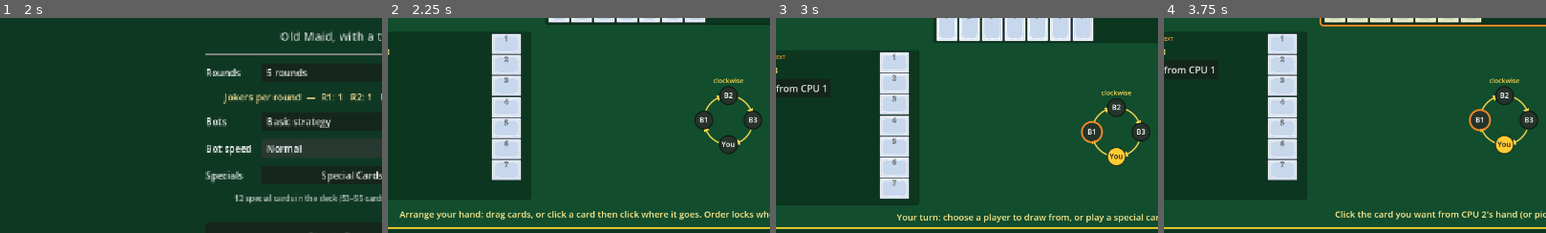
Above: before the commit, frames 1-4 (left to right).
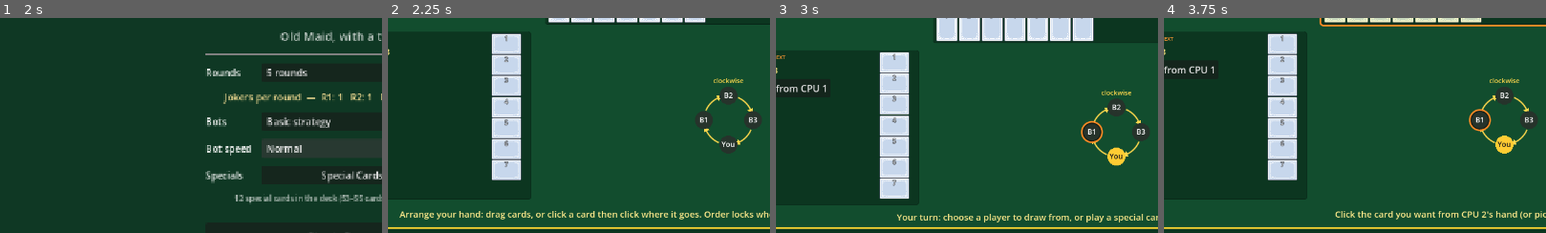
Above: after the commit, the same moments.

Repository: louibasmu/BLANd-
Game: Godot game, scene res://BaseGame/2. MainMenu/main_menu.tscn
Same seed, same stepped clock (60 frames per second), same inputs: the game is played once before the commit and once after it.
Inputs:
- Up to frame 1 (2 s): click "Normal" at 0.5 s; click "Normal" at 1.25 s
- Up to frame 2 (2.25 s): click "Start Game" at 2 s
- Up to frame 3 (3 s): click "Lock hand & start round" at 2.75 s
- Up to frame 4 (3.75 s): click "Draw from CPU 2" at 3.5 s
The pictures show only the part of the screen within x 5-55%, y 23-73%; the shares and areas given below are measured in that part.

Frame 1 is identical in both runs. In frame 2, 0.2% of the frame differs, in the area x 80-98%, y 31-64%; in frame 3, 0.3%; in frame 4, 0.3%.

Commit message:
finished bland_game and turn_compass comments

Diff:
--- a/game-dev-seminar/BaseGame/1. CoreMechanics/bland_game.gd
+++ b/game-dev-seminar/BaseGame/1. CoreMechanics/bland_game.gd
@@ -238,7 +238,7 @@
 
 # ---------------------------------------------------------------- turns
 var draw_only: bool = false # after Skip/Reverse: you still draw, but can't play another special
-var drawn_special: BlandCard = null # the special just drawn (SPECIAL_DRAWN phase)
+var drawn_special: BlandCard = null # the st just drawn (SPECIAL_DRAWN phase)
 var actions_this_turn: int = 0            # how many times the current player has gone again
 
 # Starts the current player's turn. First, skip over players who can't act: anyone with an empty
@@ -477,8 +477,8 @@
 
 # Peek at one card. Phase becomes VISION_DECIDE until resolve_vision() is called.
 # `index` is the card's position in the target's hand (the numbers under their cards).
-	# @param
-	# @return
+	# @param p -> int, card -> BlandCard, target -> int, index -> int
+	# @return BlandCard instantiation
 func play_vision(p: int, card: BlandCard, target: int, index: int) -> BlandCard:
 	if target == p or index < 0 or index >= players[target].hand.size():
 		return null
@@ -489,13 +489,13 @@
 	_log("%s plays [b]Vision[/b] and peeks at card #%d in %s's hand." % [_n(p), index + 1, _n(target)])
 	affected.emit(target, p, "%s used Vision to peek at card #%d in your hand." % [_n(p), index + 1])
 	phase = Phase.VISION_DECIDE
-	changed.emit()
+	changed.emit() #signal
 	return seen
 
 # take = true: take the peeked card. If it makes a pair you keep going, otherwise your turn ends.
 # take = false: leave it. Vision was used without making a pair, so your turn ends.
-	# @param
-	# @return
+	# @param take -> boolean
+	# @return void
 func resolve_vision(take: bool) -> void:
 	if phase != Phase.VISION_DECIDE or last_peek.is_empty():
 		return
@@ -508,8 +508,8 @@
 
 # Plays the card: only if allowed and it is the right kind of special. Then it is
 # removed from the hand and placed on the discard pile. Every play_* function starts with this.
-	# @param
-	# @return
+	# @param p -> int, card -> BlandCard, expected - BlandCard.Special (enum type found in bland_card script)
+	# @return boolean
 func _consume(p: int, card: BlandCard, expected: BlandCard.Special) -> bool:
 	if not can_play(p, card) or card.special != expected:
 		return false
@@ -519,8 +519,8 @@
 	return true
 
 # Keep the special you just drew without playing it. Ends your turn.
-	# @param
-	# @return
+	# @param p -> int
+	# @return void
 func pass_turn(p: int) -> void:
 	if current != p or phase != Phase.SPECIAL_DRAWN:
 		return
@@ -529,8 +529,8 @@
 
 # After Skip or Reverse the player still takes a card (but can't play another special first).
 # draw_only enforces that. If nobody can be drawn from, the turn just ends.
-	# @param
-	# @return
+	# @param none
+	# @return void
 func _draw_after_special() -> void:
 	_update_finished()
 	if _is_round_complete():
@@ -545,8 +545,8 @@
 
 # Called after every draw / special. Making a pair = go again. Anything else ends the turn.
 # Going again is only allowed if the player still has cards and someone to draw from.
-	# @param
-	# @return
+	# @param made_pair -> boolean
+	# @return void
 func _after_action(made_pair: bool) -> void:
 	_update_finished()
 	if _is_round_complete():
@@ -569,8 +569,8 @@
 # Draw the card at `index` from player `src`'s hand.
 # The drawer may pick ANY other player who still has cards.
 # Pair -> go again. Drew a special -> may play it now. Otherwise the turn ends.
-	# @param
-	# @return
+	# @param p -> int, src -> int, index -> int
+	# @return void
 func draw_card(p: int, src: int, index: int) -> void:
 	if not can_draw(p):
 		return
@@ -585,8 +585,8 @@
 # notify (private_info tells the human exactly which card moved), then check for a pair.
 # If the card is a special that can be played, wait in SPECIAL_DRAWN so the player may use it
 # right away. A card taken through Vision never triggers that: the Vision turn ends instead.
-	# @param
-	# @return
+	# @param p-> int, src -> int, index, via_vision -> boolean set as false
+	# @return void
 func _take_card(p: int, src: int, index: int, via_vision: bool = false) -> void:
 	var card := players[src].hand[index]
 	players[src].hand.remove_at(index)
@@ -610,8 +610,8 @@
 	_after_action(paired)
 
 # If the new card matches something in the hand, discard the pair. Returns true if a pair was made.
-	# @param
-	# @return
+	# @param p -> int, card -> BlandCard
+	# @return boolean
 func _check_new_pair(p: int, card: BlandCard) -> bool:
 	var other := players[p].find_match_for(card)
 	if other != null:
@@ -624,8 +624,8 @@
 
 # Fisher-Yates shuffle: walk backwards, swapping each card with a random earlier one.
 # This gives every ordering an equal chance, unlike naive shuffles.
-	# @param
-	# @return
+	# @param arr -> Array
+	# @return void
 func _shuffle(arr: Array) -> void:
 	for i in range(arr.size() - 1, 0, -1):
 		var j := _rng.randi_range(0, i)
@@ -635,8 +635,8 @@
 
 # Anyone whose hand just became empty is out for the round: safe from the Joker, and
 # they can never receive cards again this round (no draws, no Give, no turns).
-	# @param
-	# @return
+	# @param none
+	# @return void
 func _update_finished() -> void:
 	for pl in players:
 		if not pl.finished and pl.hand.is_empty():
@@ -647,26 +647,27 @@
 			player_finished.emit(pl.index)
 
 # Text helpers: _poss gives "your" / "Bot 1's"; _n gives a player's name.
-	# @param
-	# @return
+	# @param p -> int
+	# @return String
 func _poss(p: int) -> String:
 	return "your" if players[p].is_human else _n(p) + "'s"
 
-	# @param
-	# @return
+# Player's display name
+	# @param p -> int
+	# @return String
 func _n(p: int) -> String:
 	return players[p].display_name
 
 # All log lines go through here so the "You" grammar is fixed in one place.
-	# @param
-	# @return
+	# @param text -> String
+	# @return void
 func _log(text: String) -> void:
 	log_message.emit(_you_grammar(text))
 
 # "You plays Skip" -> "You play Skip" (the human is called "You" in the log).
 # Messages are written as if the subject were a third person, then corrected here.
-	# @param
-	# @return
+	# @param text -> String
+	# @return String
 static func _you_grammar(text: String) -> String:
 	for verb in ["plays", "draws", "makes", "starts", "takes", "leaves", "gives"]:
 		text = text.replace("You " + verb, "You " + verb.trim_suffix("s"))
@@ -674,8 +675,8 @@
 	return text
 
 # For the card tracker: how many of each rank have been paired (0, 2 or 4 of the 4 cards).
-	# @param
-	# @return
+	# @param none
+	# @return Dictionary of amount of pairs made by each player
 func paired_count_by_rank() -> Dictionary:
 	var out := {}
 	for r in GameSettings.PAIR_RANKS:
@@ -686,8 +687,8 @@
 	return out
 
 # Number of pairs still to be made (each pair needs two cards, hence the division by 2).
-	# @param
-	# @return
+	# @param none
+	# @return int
 func pairs_left() -> int:
 	var n := 0
 	for p in players:
--- a/game-dev-seminar/BaseGame/1. CoreMechanics/turn_compass.gd
+++ b/game-dev-seminar/BaseGame/1. CoreMechanics/turn_compass.gd
@@ -1,11 +1,11 @@
 class_name TurnCompass
 extends Control
-## Small diagram showing the 4 seats in the same layout as the table
-##
-## It is purely a display widget: the table calls set_state() whenever something changes
-## and the widget redraws itself in _draw(). It never makes game decisions.
-## (You bottom, Bot 1 left, Bot 2 top, Bot 3 right) with curved arrows
-## pointing the way play is moving. Gold = playing now, orange ring = next.
+# Small diagram showing the 4 seats in the same layout as the table
+#
+# It is purely a display widget: the table calls set_state() whenever something changes
+# and the widget redraws itself in _draw(). It never makes game decisions.
+# (You bottom, Bot 1 left, Bot 2 top, Bot 3 right) with curved arrows
+# pointing the way play is moving. Gold = playing now, orange ring = next.
 
 # Where each seat sits on the circle, as an angle in radians. Seat 0 (You) is at the
 # bottom, then going round: left, top, right. Godot's y axis points DOWN, so PI/2 is "down".
@@ -13,30 +13,34 @@
 
 # Display names per seat (index = seat number).
 var names: Array = ["You", "Bot 1", "Bot 2", "Bot 3"]
-# +1 = clockwise, -1 = counter-clockwise. Flipped by the Reverse card.
-var direction: int = 1
-# Seat that is playing right now (-1 = nobody), and the seat that will play after them.
-var current: int = -1
-var next_player: int = -1
-# Per-seat flags: `safe` = has emptied their hand this round; `frozen` = is missing turns.
-# They only change the seat's colour here.
-var safe: Array = [false, false, false, false]
-var frozen: Array = [false, false, false, false]
+
+
+
 
 # Colour of the arrows and caption (gold, to match the "current player" highlight).
 var _arrow_color := Color(1, 0.85, 0.3)
 
 
 # Godot calls this once when the node joins the scene.
+	# @param
+	# @return
 func _ready() -> void:
 	# Reserve space so the container doesn't squash the widget.
 	custom_minimum_size = Vector2(150, 130)
 	# Let clicks pass through, so this decoration never blocks the buttons underneath it.
 	mouse_filter = Control.MOUSE_FILTER_IGNORE
 
+var direction: int = 1 # +1 = clockwise, -1 = counter-clockwise. Flipped by the Reverse card.
+var current: int = -1 # Seat that is playing right now (-1 = nobody).
+var next_player: int = -1 # The seat that will play after them.
+# Safe and frozen only change the seat's colour here.
+var safe: Array = [false, false, false, false] # Per-seat flags: `safe` = has emptied their hand this round.
+var frozen: Array = [false, false, false, false] #`frozen` = is missing turns.
 
 # The table pushes new information in here. We only store it and ask Godot to redraw
 # (queue_redraw) rather than drawing immediately; _draw() then uses the stored values.
+	# @param p_direction -> int, p_current -> int, p_next -> int, p_safe -> Array, p_frozen -> Array
+	# @return void
 func set_state(p_direction: int, p_current: int, p_next: int, p_safe: Array, p_frozen: Array) -> void:
 	direction = p_direction
 	current = p_current
@@ -45,12 +49,13 @@
 	frozen = p_frozen
 	queue_redraw()
 
-
-## Quick flash when the direction flips (called by the table on Reverse).
+# Quick flash when the direction flips (called by the table on Reverse).
+	# @param none
+	# @return void
 func pulse() -> void:
 	# Briefly scales the widget up and back down to catch the player's eye.
 	# pivot_offset makes it grow from the centre instead of the top-left corner.
-	pivot_offset = size / 2
+	pivot_offset = size / 2 # from Vector2 class
 	var tw := create_tween()
 	tw.tween_property(self, "scale", Vector2(1.25, 1.25), 0.15)
 	tw.tween_property(self, "scale", Vector2.ONE, 0.25)
@@ -58,6 +63,8 @@
 
 # Godot calls _draw() whenever a redraw is requested. Everything below is drawn in three parts:
 # the arrows, the seat circles, then the caption.
+	# @param none
+	# @return void
 func _draw() -> void:
 	# c = centre of the circle (nudged down 8px to leave room for the caption); r = radius,
 	# sized from the smaller of width/height so the diagram always fits.
@@ -90,33 +97,26 @@
 			tip + tangent * 7, tip - tangent * 2 + side * 5, tip - tangent * 2 - side * 5]), _arrow_color)
 
 	# Seat circle colours, from lowest to highest priority:
-	#   dark green = normal, lighter green = safe, blue = frozen, gold = playing now.
-	# Seats
 	for i in 4:
 		var pos := c + Vector2(cos(SEAT_ANGLES[i]), sin(SEAT_ANGLES[i])) * r
-		var fill := Color(0.15, 0.2, 0.17)
+		var fill := Color(0.15, 0.2, 0.17) # dark green = normal
 		if safe[i]:
-			fill = Color(0.3, 0.45, 0.3)
+			fill = Color(0.3, 0.45, 0.3) # lighter green = safe
 		elif frozen[i]:
-			fill = Color(0.25, 0.5, 0.7)
+			fill = Color(0.25, 0.5, 0.7) # blue = frozen
 		if i == current:
-			fill = Color(1, 0.8, 0.2)
+			fill = Color(1, 0.8, 0.2) # gold = playing now.
 		draw_circle(pos, 15, fill)
-		# Orange ring marks who plays next; everyone else gets a thin dark outline.
 		if i == next_player and i != current:
-			draw_arc(pos, 17, 0, TAU, 32, Color(1, 0.55, 0.15), 3.0, true)
-		else:
-			draw_arc(pos, 15, 0, TAU, 32, Color(0, 0, 0, 0.6), 1.5, true)
-		# "You" for seat 0, otherwise "B1".."B3". The label is centred on the circle by
-		# subtracting half its measured width.
-		var label: String = "You" if i == 0 else "B%d" % i
+			draw_arc(pos, 17, 0, TAU, 32, Color(1, 0.55, 0.15), 3.0, true) # Orange ring marks who plays next.
+			draw_arc(pos, 15, 0, TAU, 32, Color(0, 0, 0, 0.6), 1.5, true)  # Those who aren't playing get a thin dark outline.
+
+		var label: String = "You" if i == 0 else "B%d" % i 		# "You" for seat 0, otherwise "B1".."B3". centered label by subtracting half its width.
 		var fs := 12
 		var tsize := font.get_string_size(label, HORIZONTAL_ALIGNMENT_LEFT, -1, fs)
 		var tcol := Color(0.1, 0.1, 0.1) if i == current else Color.WHITE
 		draw_string(font, pos + Vector2(-tsize.x / 2, fs * 0.35), label, HORIZONTAL_ALIGNMENT_LEFT, -1, fs, tcol)
 
-	# Caption that tells the player which way play is going.
-	# Caption
-	var caption := "clockwise" if direction == 1 else "counter-clockwise"
+	var caption := "clockwise" if direction == 1 else "counter-clockwise" 	# Caption that tells the player which way play is going.
 	var csize := font.get_string_size(caption, HORIZONTAL_ALIGNMENT_LEFT, -1, 11)
 	draw_string(font, Vector2((size.x - csize.x) / 2, 11), caption, HORIZONTAL_ALIGNMENT_LEFT, -1, 11, _arrow_color)
